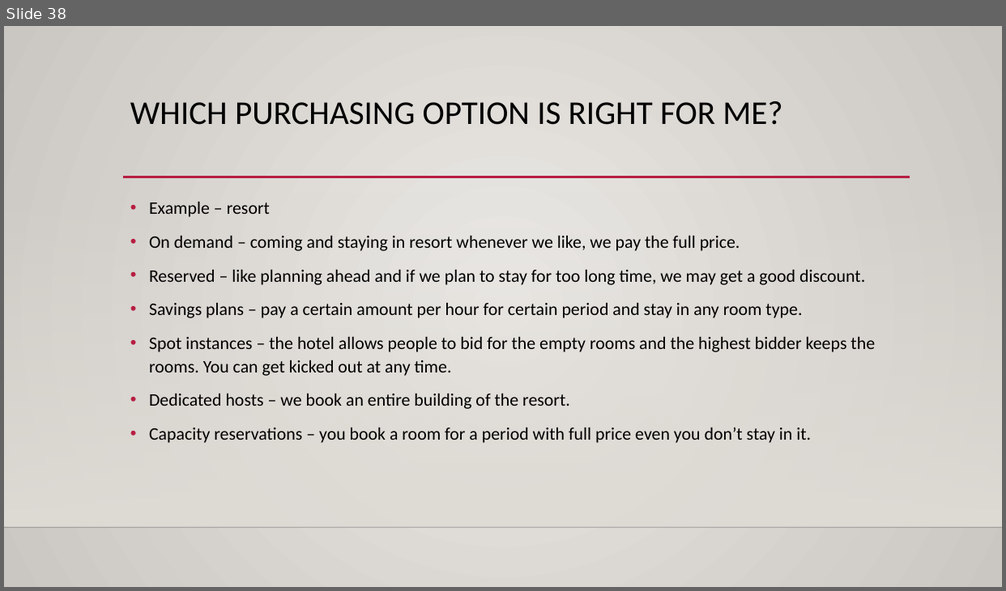
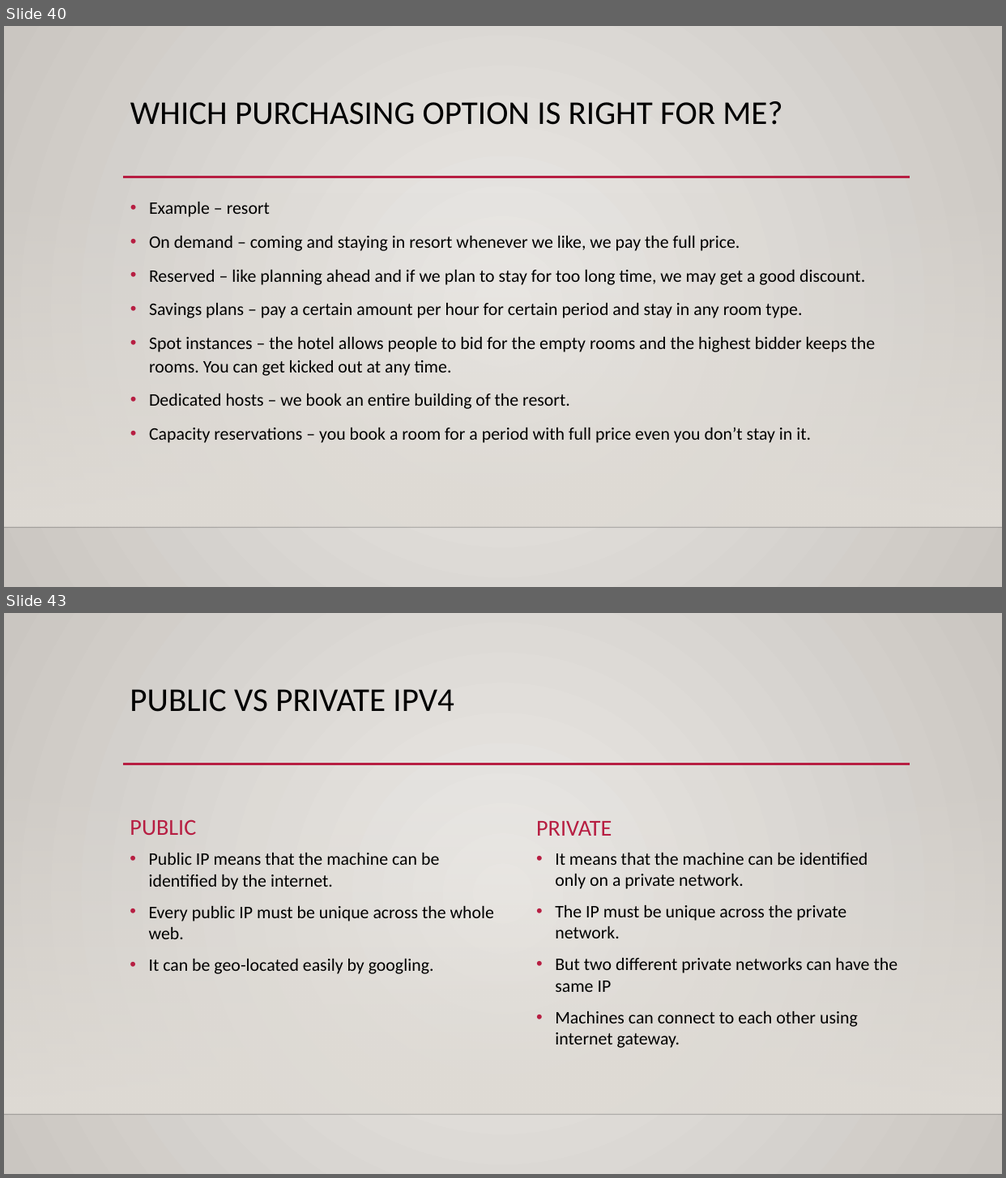
Before and after one commit to kushalnaidu007/AWS-Solution-Architect, a slide deck: AWS-SAA.pptx. Shown one above the other, each under a label of ours: slide 38 before the commit, slides 40 and 43 after it; the slides between them are not shown. The pictures are 1006x591 and 1006x1178 pixels, drawn with LibreOffice and Linux fonts; fonts in the diff are those of the drawing; background and template pictures are left out. Boxes give left, top, right and bottom in pixels: in the first picture for what was removed or moved away, otherwise in the second. Text is boxed around its words. In the diff, an @@ line names an element or a change of style, - is before the commit and + after.

```diff
--- a/AWS-SAA.pptx
+++ b/AWS-SAA.pptx
@@ slide 43 added at box(4, 613, 1002, 1174), background gradient #ECEAE7 to #CAC7C1; not listed: 3 template elements that a slide beside it also shows @@
@@ title added at box(130, 689, 454, 712), 32 pt, text #000000 @@
+PUBLIC VS PRIVATE IPV4
@@ text added at box(130, 820, 196, 835), 22 pt, text #B71E42 @@
+PUBLIC
@@ text added at box(536, 821, 612, 836), 22 pt, text #B71E42 @@
+PRIVATE
@@ text added at box(149, 853, 494, 974), 17 pt, text #000000 @@
+• Public IP means that the machine can be identified by the internet.
+• Every public IP must be unique across the whole web.
+• It can be geo-located easily by googling.
@@ text added at box(555, 853, 898, 1048), 17 pt, text #000000 @@
+• It means that the machine can be identified only on a private network.
+• The IP must be unique across the private network.
+• But two different private networks can have the same IP
+• Machines can connect to each other using internet gateway.
@@ what was slide 38 is now slide 40 @@
```
Also in this commit, not shown: 13 other slides added.
